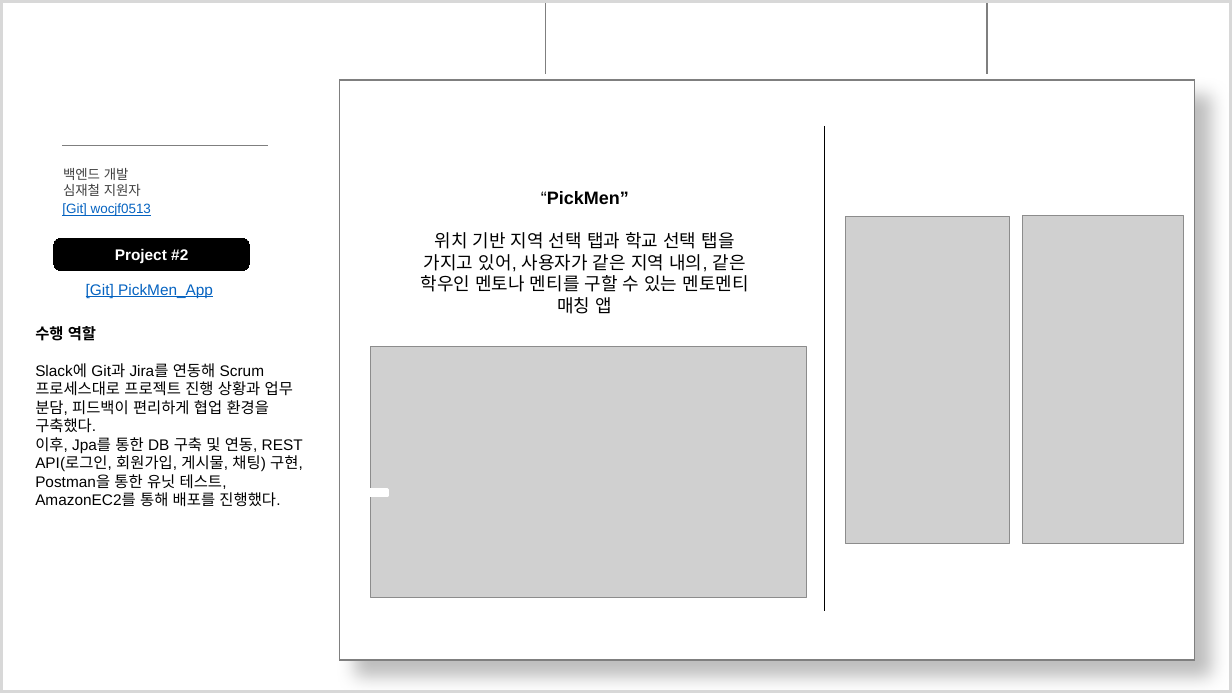
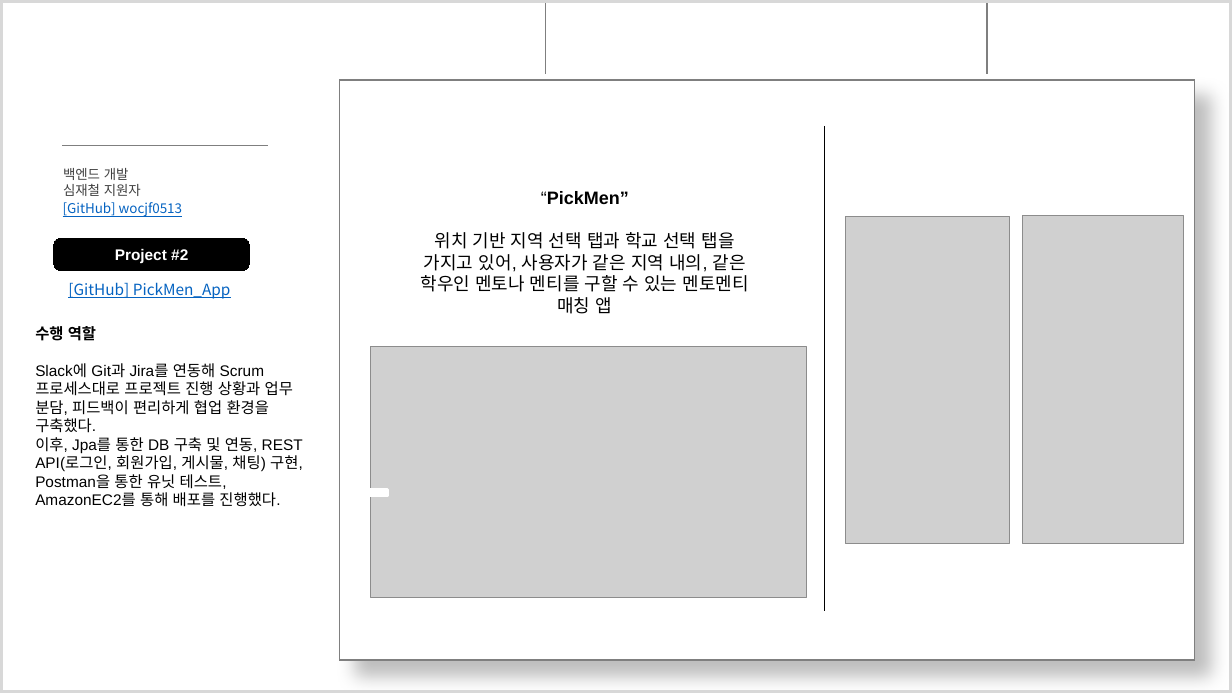
Before and after one commit to wocjf0513/portfolio-ppt, a slide deck: slide 5 of 심재철PT.pptx. Drawn at 1232x693 pixels with LibreOffice and Linux fonts; fonts in the diff are those of the drawing; grey boxes stand for pictures; background and template pictures are left out. Boxes give left, top, right and bottom in pixels: in the first picture for what was removed or moved away, otherwise in the second. Text is boxed around its words. In the diff, an @@ line names an element or a change of style, - is before the commit and + after.

```diff
--- a/심재철PT.pptx
+++ b/심재철PT.pptx
@@ text at (63,202,182,217): text changed; font Arial to Noto Sans CJK KR @@
-[Git] wocjf0513
+[GitHub] wocjf0513
@@ text at (68,282,231,299): text changed; font Arial to Noto Sans CJK KR @@
-[Git] PickMen_App
+[GitHub] PickMen_App
```
Also in this commit, not shown: 4 other slides changed.
